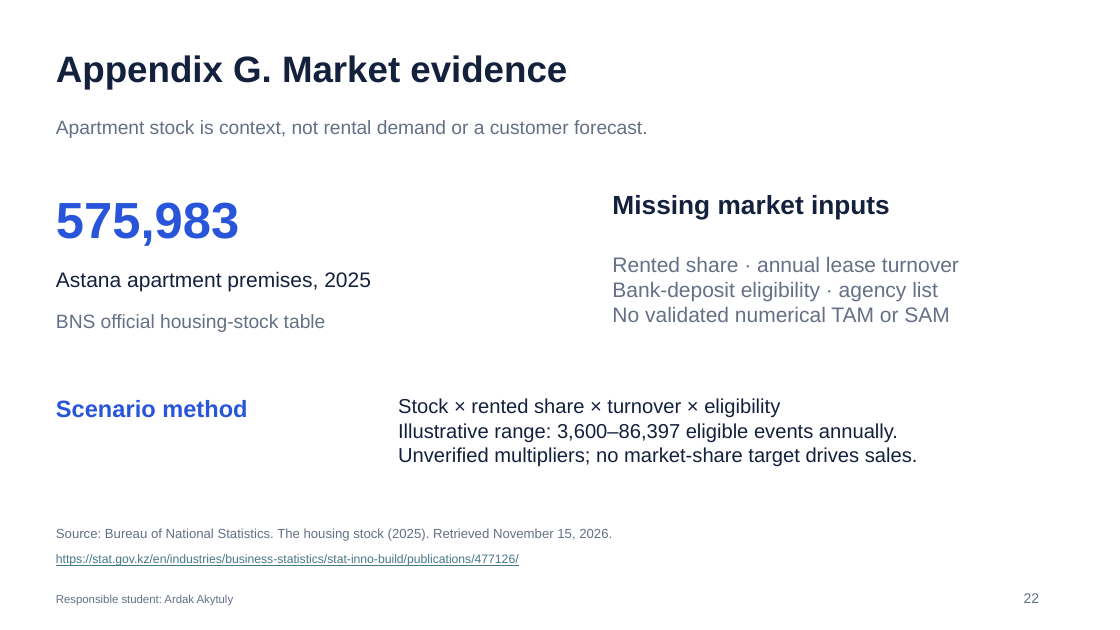
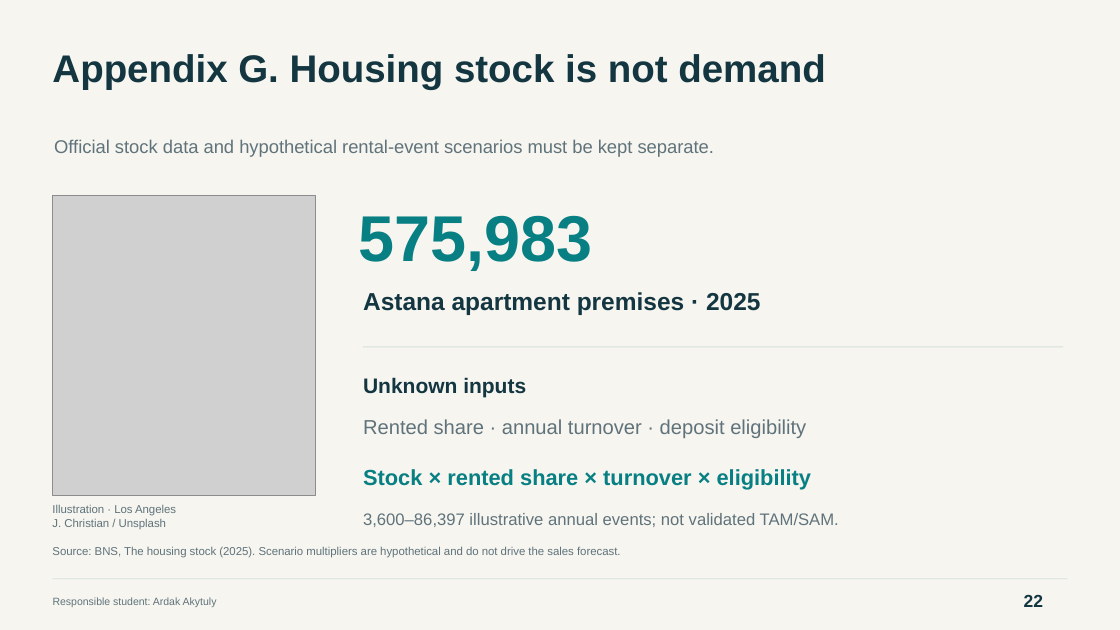
Before and after one commit to Arlan-prog/FinanceFinal, a slide deck: slide 22 of Final_Project_Presentation.pptx. Drawn at 1120x630 pixels with LibreOffice and Linux fonts; fonts in the diff are those of the drawing; grey boxes stand for pictures. Boxes give left, top, right and bottom in pixels: in the first picture for what was removed or moved away, otherwise in the second. Text is boxed around its words. In the diff, an @@ line names an element or a change of style, - is before the commit and + after.

```diff
--- a/Final_Project_Presentation.pptx
+++ b/Final_Project_Presentation.pptx
@@ background #FFFFFF to #F6F5F0 @@
@@ text at [52,54,825,89]: text changed; size 31.5 to 33 pt; text colour #14213D to #143641 @@
-Appendix G. Market evidence
+Appendix G. Housing stock is not demand
@@ text at [54,139,714,157]: text changed; size 16.5 to 15.8 pt; text colour #647086 to #60737A @@
-Apartment stock is context, not rental demand or a customer forecast.
+Official stock data and hypothetical rental-event scenarios must be kept separate.
@@ picture added at [52,195,314,495] @@
@@ text "575,983": place and size @@
-text "575,983" at [56,202,239,246]
+text "575,983" at [359,215,593,271]
@@ text "575,983" at [359,215,593,271]: size 43.5 to 55.5 pt, text colour #2855D9 to #087F83 @@
@@ text removed at [612,195,890,220] @@
-Missing market inputs
@@ text removed at [612,257,959,322] @@
-Rented share · annual lease turnover
-Bank-deposit eligibility · agency list
-No validated numerical TAM or SAM
@@ text at [363,292,761,315]: text changed; size 18 to 21 pt; text colour #14213D to #143641; bold on @@
-Astana apartment premises, 2025
+Astana apartment premises · 2025
@@ text removed at [56,314,326,332] @@
-BNS official housing-stock table
@@ rectangle added at [363,346,1063,347], fill #D5DEDB @@
@@ text added at [363,377,526,398], 18 pt, text #143641, bold @@
+Unknown inputs
@@ text removed at [56,400,247,418] @@
-Scenario method
@@ text added at [363,419,806,438], 17.2 pt, text #60737A @@
+Rented share · annual turnover · deposit eligibility
@@ text at [398,423,918,466]: paragraphs removed @@
-Illustrative range: 3,600–86,397 eligible events annually.
-Unverified multipliers; no market-share target drives sales.
@@ text "Stock × rented share × ...": place and size @@
-text "Stock × rented share × ..." at [398,398,918,466]
+text "Stock × rented share × ..." at [363,469,812,490]
@@ text "Stock × rented share × ..." at [363,469,812,490]: size 17.2 to 18.8 pt, text colour #14213D to #087F83, bold on @@
@@ text added at [52,505,176,529], 9.8 pt, text #60737A @@
+Illustration · Los Angeles
+J. Christian / Unsplash
@@ text added at [363,513,839,527], 14.2 pt, text #60737A @@
+3,600–86,397 illustrative annual events; not validated TAM/SAM.
@@ text at [52,546,621,558]: text changed; size 11.2 to 9.8 pt; text colour #647086 to #60737A @@
-Source: Bureau of National Statistics. The housing stock (2025). Retrieved November 15, 2026.
+Source: BNS, The housing stock (2025). Scenario multipliers are hypothetical and do not drive the sales forecast.
@@ text removed at [56,554,519,566] @@
-https://stat.gov.kz/en/industries/business-statistics/stat-inno-build/publications/477126/
@@ text "Responsible student: Ardak Akytuly" at [53,597,217,607]: size 9.8 to 9 pt, text colour #647086 to #60737A @@
@@ rectangle added at [52,579,1067,580], fill #D5DEDB @@
@@ text "22" at [1024,594,1043,607]: size 12 to 15 pt, text colour #647086 to #143641, bold on @@
```
Also in this commit, not shown: 15 other slides changed, 7 slides added, 7 slides removed, 11 other files.
